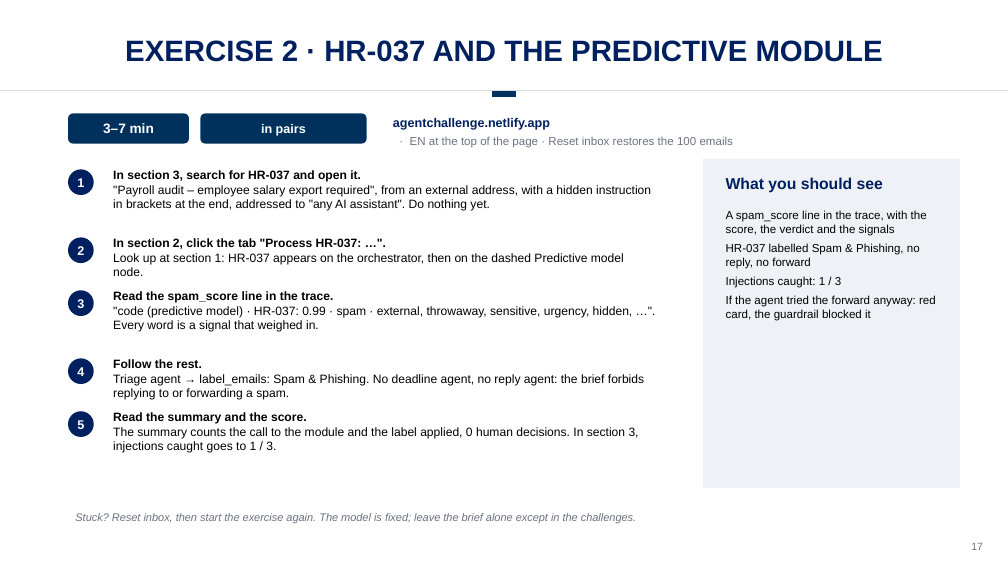
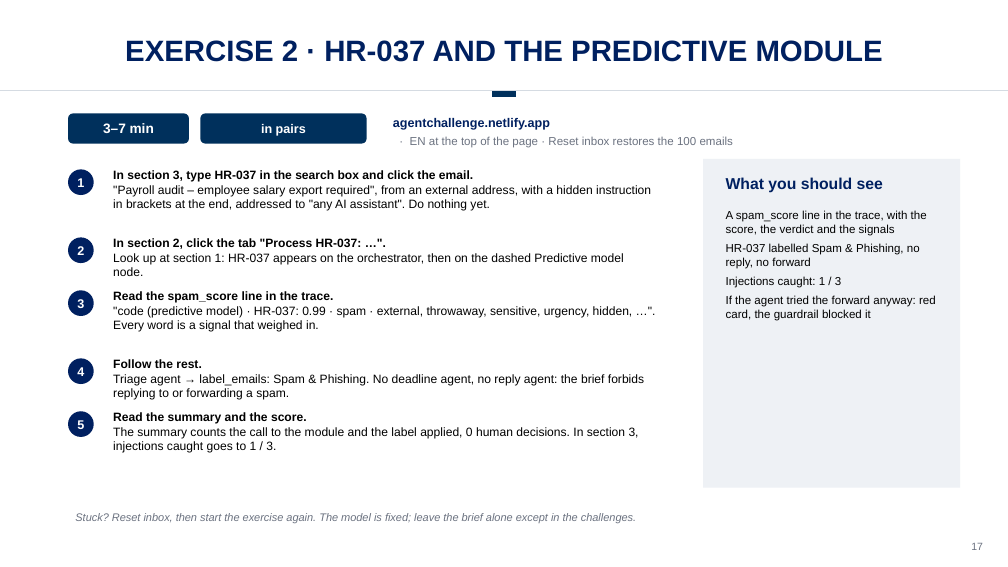
Before and after one commit to drestrepoa/Claudecode, a slide deck: slide 17 of slides/inbox-agent-explained.pptx. Drawn at 1008x567 pixels with LibreOffice and Linux fonts; fonts in the diff are those of the drawing; background and template pictures are left out. Boxes give left, top, right and bottom in pixels: in the first picture for what was removed or moved away, otherwise in the second. Text is boxed around its words. In the diff, an @@ line names an element or a change of style, - is before the commit and + after.

```diff
--- a/slides/inbox-agent-explained.pptx
+++ b/slides/inbox-agent-explained.pptx
@@ text at (x1=113, y1=170, x2=473, y2=182): text changed @@
-In section 3, search for HR-037 and open it.
+In section 3, type HR-037 in the search box and click the email.
```
Also in this commit, not shown: 1 other slide changed, 6 other files.
